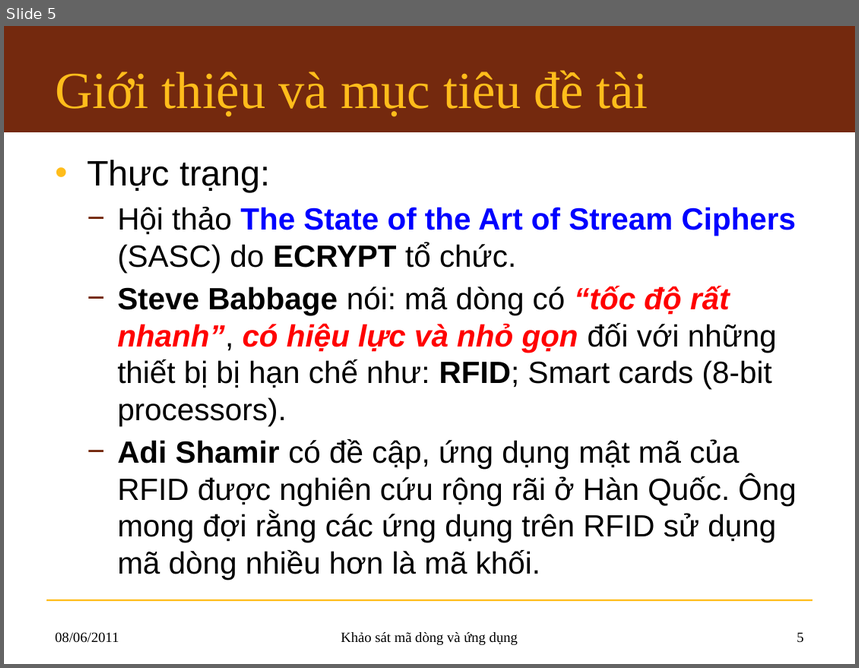
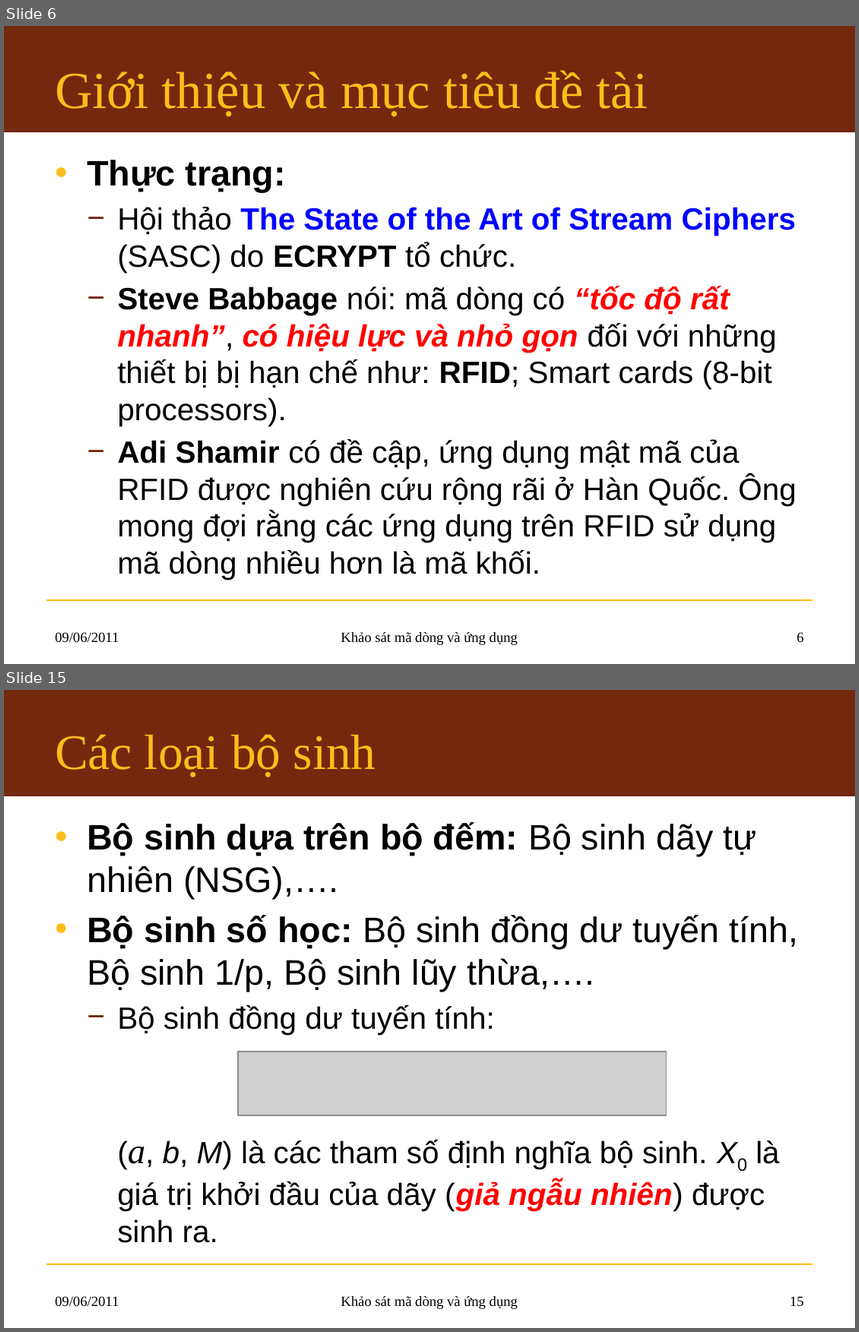
Before and after one commit to hemprasad/lvmm-sc, a slide deck: 7.Slide/KLTN_Slide.pptx. Shown one above the other, each under a label of ours: slide 5 before the commit, slides 6 and 15 after it; the slides between them are not shown. The pictures are 859x668 and 859x1332 pixels, drawn with LibreOffice and Linux fonts; fonts in the diff are those of the drawing; grey boxes stand for pictures; background and template pictures are left out. Boxes give left, top, right and bottom in pixels: in the first picture for what was removed or moved away, otherwise in the second. Text is boxed around its words. In the diff, an @@ line names an element or a change of style, - is before the commit and + after.

```diff
--- a/7.Slide/KLTN_Slide.pptx
+++ b/7.Slide/KLTN_Slide.pptx
@@ slide 15 added at <box>4,690,855,1328</box>, background #FFFFFF; not listed: 2 template elements that a slide beside it also shows @@
@@ title added at <box>55,734,376,777</box>, 42 pt, text #FFBD1B @@
+Các loại bộ sinh
@@ text added at <box>87,822,798,1243</box>, 30 pt, text #000000 @@
+• Bộ sinh dựa trên bộ đếm: Bộ sinh dãy tự nhiên (NSG),….
+• Bộ sinh số học: Bộ sinh đồng dư tuyến tính, Bộ sinh 1/p, Bộ sinh lũy thừa,….
+  − Bộ sinh đồng dư tuyến tính:
+  (a, b, M) là các tham số định nghĩa bộ sinh. X0 là giá trị khởi đầu của dãy (giả ngẫu nhiên) được sinh ra.
@@ picture added at <box>238,1052,666,1116</box> @@
@@ text added at <box>55,1296,119,1307</box>, 12 pt, text #000000 @@
+09/06/2011
@@ text added at <box>341,1296,518,1309</box>, 12 pt, text #000000 @@
+Khảo sát mã dòng và ứng dụng
@@ page number added at <box>790,1296,804,1307</box>, 12 pt, text #000000 @@
+15
@@ what was slide 5 is now slide 6 @@
@@ slide 6 changed as well @@
@@ text at <box>87,160,286,193</box>: bold on in "Thực trạng:" @@
@@ text at <box>55,632,119,643</box>: text changed @@
-08/06/2011
+09/06/2011
@@ page number at <box>797,632,804,643</box>: text changed @@
-5
+6
```
Also in this commit, not shown: 6 other slides changed, 9 other slides added.
